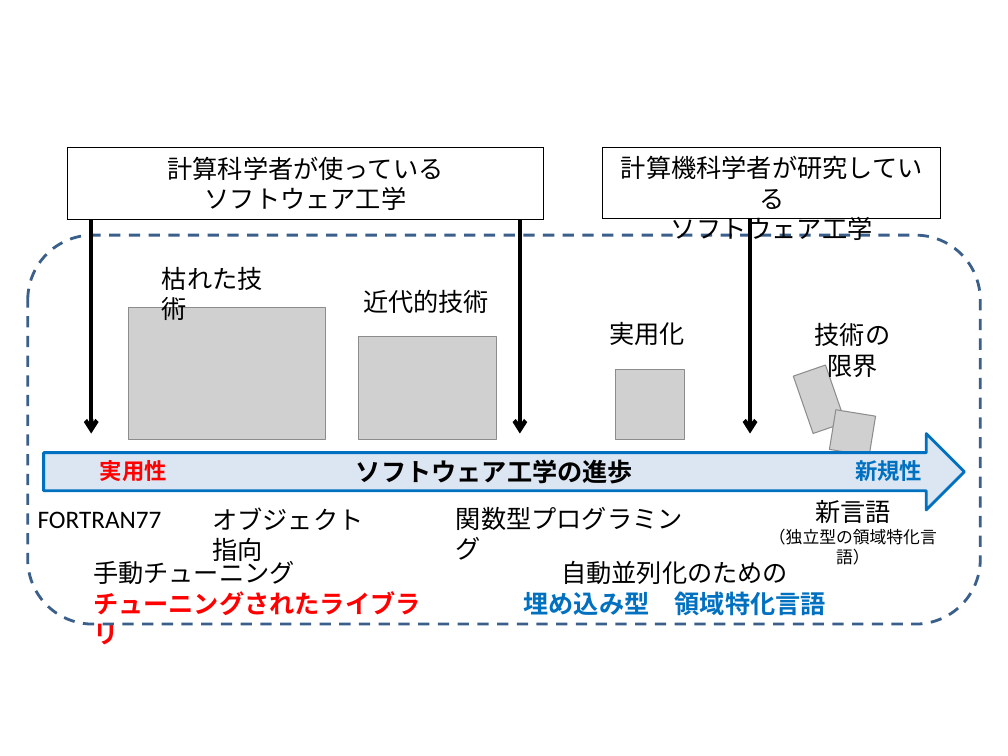
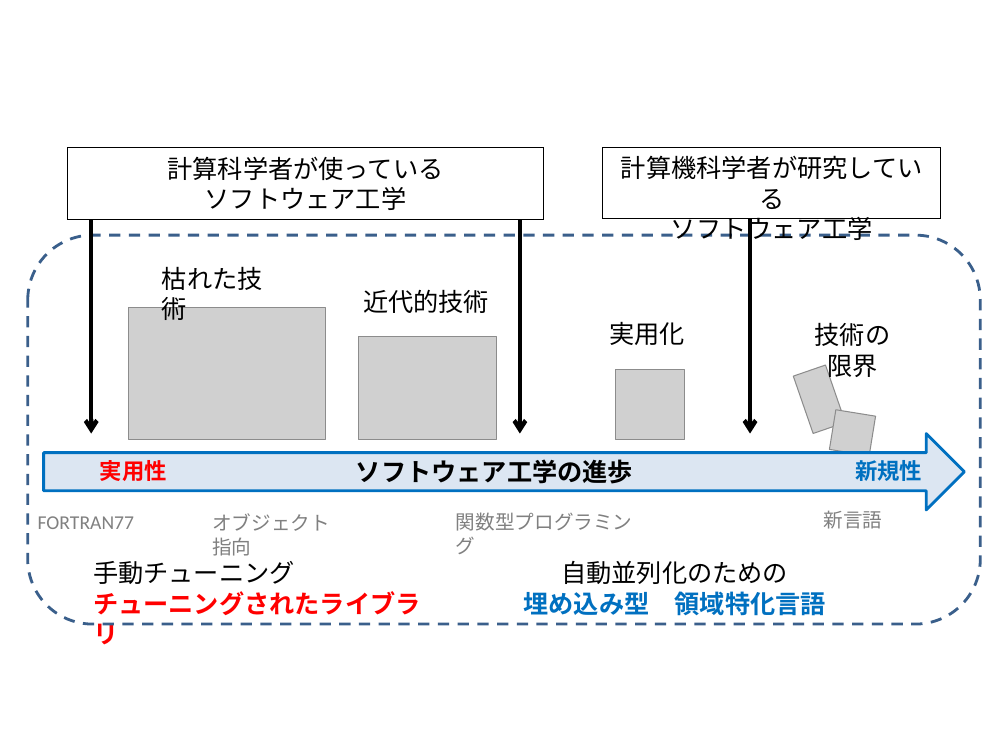
Before and after one commit to masa-ito/ProtoToPoisson, a slide deck: slide 2 of doc/source/NoveltyVsUtility.pptx. Drawn at 1008x756 pixels with LibreOffice and Linux fonts; fonts in the diff are those of the drawing; grey boxes stand for pictures. Boxes give left, top, right and bottom in pixels: in the first picture for what was removed or moved away, otherwise in the second. Text is boxed around its words. In the diff, an @@ line names an element or a change of style, - is before the commit and + after.

```diff
--- a/doc/source/NoveltyVsUtility.pptx
+++ b/doc/source/NoveltyVsUtility.pptx
@@ size 18 to 14 pt, text colour #000000 to #808080 in 4 elements at <box>38,516,134,529</box>, <box>212,513,330,556</box>, <box>456,512,633,531</box>, <box>824,510,883,529</box> @@
@@ text "新言語": place and size @@
-text "新言語" at <box>769,500,937,565</box>
+text "新言語" at <box>824,510,883,529</box>
@@ text at <box>769,529,937,565</box>: paragraph removed @@
-（独立型の領域特化言語）
```
Also in this commit, not shown: 1 other slide changed, 1 other file.
